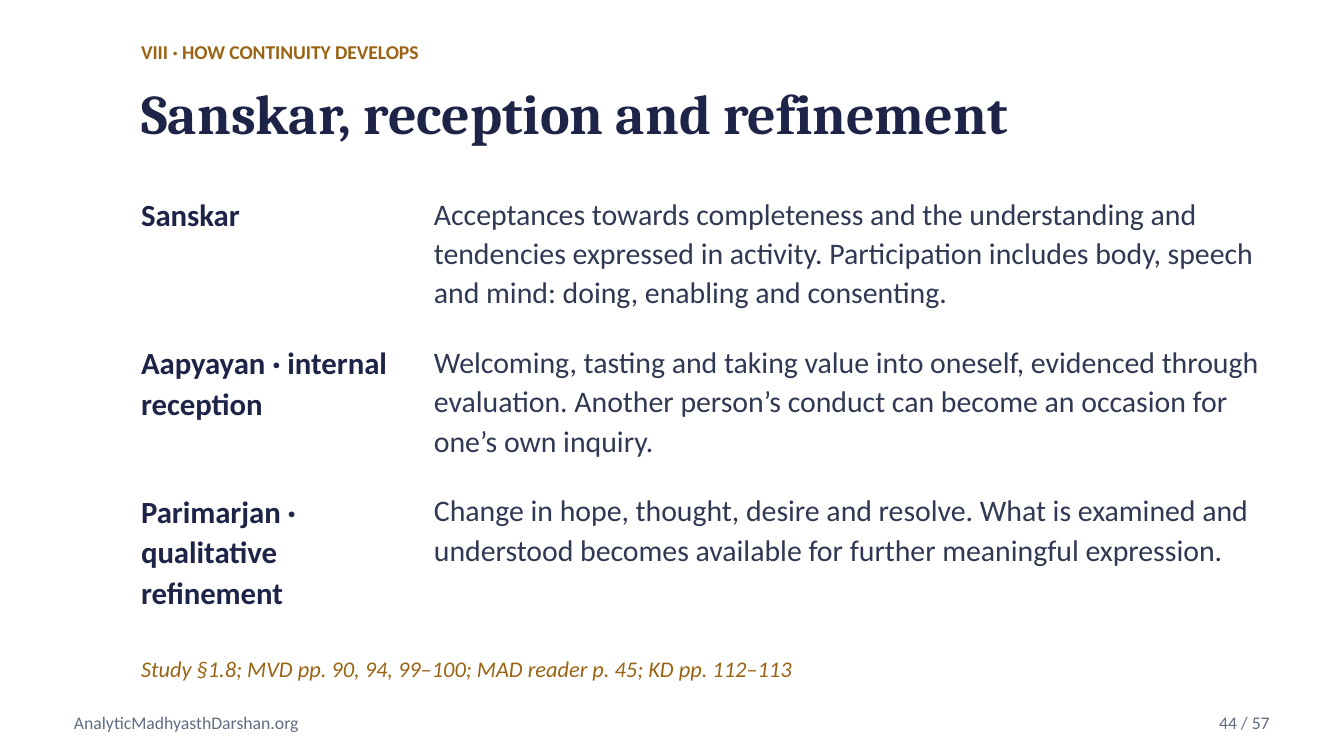
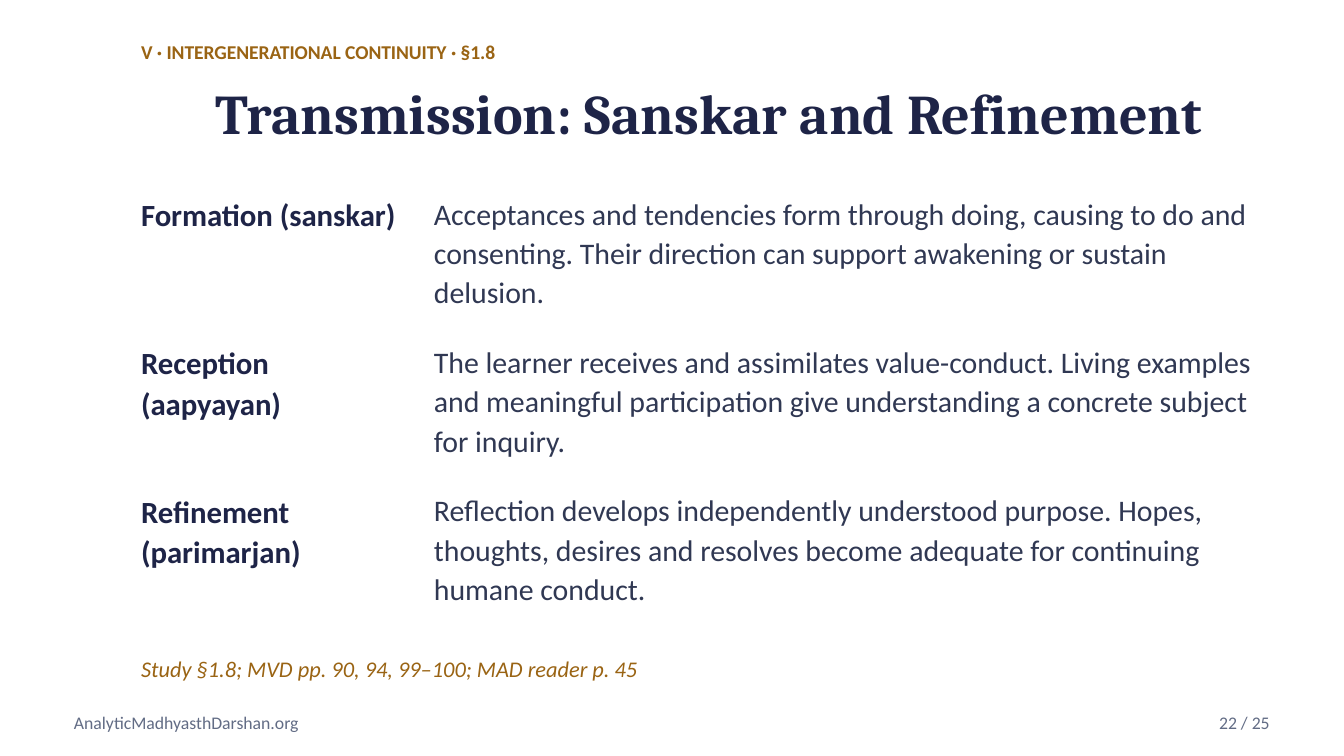
Before and after one commit to raghavamohan/AnalyticMadhyasthDarshan, a slide deck: slide 22 of Studies/Axiology-Value-Theory/Axiology-Value-Theory-Madhyasth-Darshan.pptx (slide 44 before the commit). Drawn at 1344x756 pixels with LibreOffice and Linux fonts; fonts in the diff are those of the drawing. Boxes give left, top, right and bottom in pixels: in the first picture for what was removed or moved away, otherwise in the second. Text is boxed around its words. In the diff, an @@ line names an element or a change of style, - is before the commit and + after.

Commit message:
Include revised axiology companion deck with aligned definitions

```diff
--- a/Studies/Axiology-Value-Theory/Axiology-Value-Theory-Madhyasth-Darshan.pptx
+++ b/Studies/Axiology-Value-Theory/Axiology-Value-Theory-Madhyasth-Darshan.pptx
@@ text at [141,45,496,60]: text changed @@
-VIII · HOW CONTINUITY DEVELOPS
+V · INTERGENERATIONAL CONTINUITY · §1.8
@@ text at [216,94,1202,135]: text changed @@
-Sanskar, reception and refinement
+Transmission: Sanskar and Refinement
@@ text at [141,203,396,231]: text changed @@
-Sanskar
+Formation (sanskar)
@@ text at [434,204,1247,304]: text changed @@
-Acceptances towards completeness and the understanding and tendencies expressed in activity. Participation includes body, speech and mind: doing, enabling and consenting.
+Acceptances and tendencies form through doing, causing to do and consenting. Their direction can support awakening or sustain delusion.
@@ text at [141,352,281,420]: text changed @@
-Aapyayan · internal reception
+Reception (aapyayan)
@@ text at [434,352,1251,457]: text changed @@
-Welcoming, tasting and taking value into oneself, evidenced through evaluation. Another person’s conduct can become an occasion for one’s own inquiry.
+The learner receives and assimilates value-conduct. Living examples and meaningful participation give understanding a concrete subject for inquiry.
@@ text at [141,501,301,569]: text changed @@
-Parimarjan · qualitative refinement
+Refinement (parimarjan)
@@ text at [434,500,1202,600]: text changed @@
-Change in hope, thought, desire and resolve. What is examined and understood becomes available for further meaningful expression.
+Reflection develops independently understood purpose. Hopes, thoughts, desires and resolves become adequate for continuing humane conduct.
@@ text at [141,661,638,681]: text changed @@
-Study §1.8; MVD pp. 90, 94, 99–100; MAD reader p. 45; KD pp. 112–113
+Study §1.8; MVD pp. 90, 94, 99–100; MAD reader p. 45
@@ text at [1219,717,1270,729]: text changed @@
-44 / 57
+22 / 25
```
Also in this commit, not shown: 19 other slides changed, 5 slides added, 37 slides removed, 1 other file.
